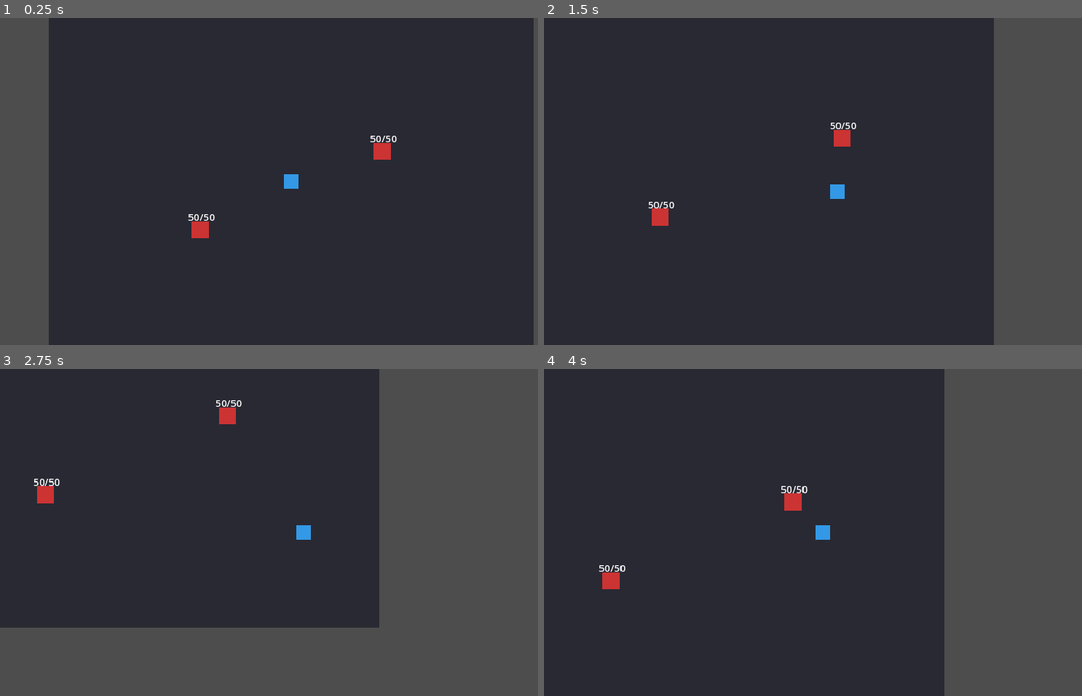
Above: before the commit, frames 1-4 (two rows, left to right).
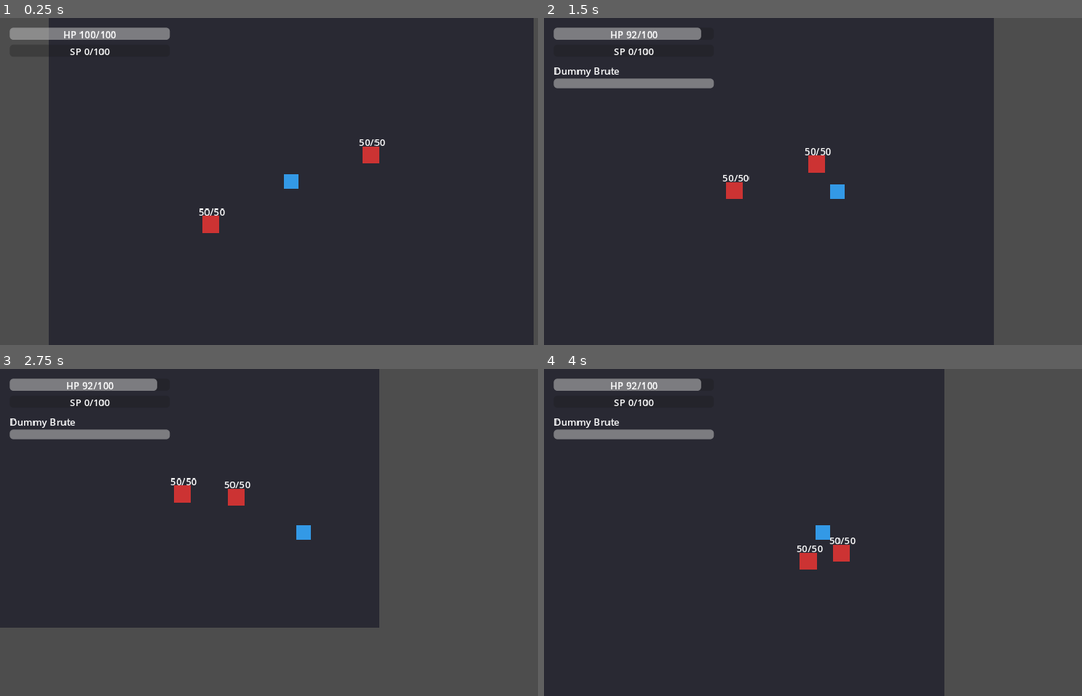
Above: after the commit, the same moments.

Repository: 2st4png8nt-jpg/project-red-gate-
Game: Godot game, scene res://scenes/main/Boot.tscn
The game is run twice, just before and just after one commit, with the same random seed, the same clock (stepped at 60 frames per second) and the same inputs.
Inputs (mouse positions are in pixels of both pictures, inside the frame that each line leads up to):
- Up to frame 1 (0.25 s): no input
- Up to frame 2 (1.5 s): tap Enter at 0.5 s; move the mouse to (963, 165) at 0.52 s; hold D 0.53-1.28 s; tap Tab at 0.6, 1.35 s; click (963, 165) at 0.67 s; move the mouse to (716, 197) at 1.27 s; hold S from 1.28 s (still down); click (716, 197) at 1.42 s
- Up to frame 3 (2.75 s): move the mouse to (349, 460) at 2.02 s; release S at 2.03 s; hold D from 2.03 s (still down); tap Tab at 2.1 s; click (349, 460) at 2.17 s
- Up to frame 4 (4 s): move the mouse to (807, 597) at 2.77 s; release D at 2.78 s; hold W 2.78-3.53 s; tap Tab at 2.85, 3.6 s; click (807, 597) at 2.92 s; move the mouse to (1012, 581) at 3.52 s; hold A from 3.53 s (still down); click (1012, 581) at 3.67 s

The runs differ from the first frame. In frame 1, 1.9% of the frame differs, in the area x 1-74%, y 2-68%; in frame 2, 3.0%; in frame 3, 3.1%; in frame 4, 3.1%, in the area x 1-58%, y 2-68%.

Commit message:
Phase 2-3: targeting, enemy AI, and an HP/SP HUD
Enemy is now data-driven (EnemyData) with an IDLE/CHASE/ATTACK state
machine that closes on the player and attacks on a cooldown, replacing
the static TestDummy. Player gains explicit targeting: Tab cycles
nearest-first through enemies, clicking an enemy selects it directly,
and basic attack prefers the current target (falling back to nearest
in range) so the player is never stuck unable to act. Adds a minimal
Hud showing player HP/SP bars and a target info panel, wired to the
EventBus signals GameState already emits.

Validated headlessly across a 200-frame run: the enemy reaches and
attacks the player with no script errors.

Co-Authored-By: Claude Sonnet 5 <noreply@anthropic.com>
Claude-Session: https://claude.ai/code/session_01Vcpf5iDqQTFkiN7RRxxXfL

Diff:
--- /dev/null
+++ b/data/enemies/dummy_brute.tres
@@ -0,0 +1,15 @@
+[gd_resource type="Resource" script_class="EnemyData" load_steps=2 format=3]
+
+[ext_resource type="Script" path="res://scripts/data/enemy_data.gd" id="1"]
+
+[resource]
+script = ExtResource("1")
+id = "dummy_brute"
+display_name = "Dummy Brute"
+max_hp = 50
+attack = 8
+move_speed = 90.0
+aggro_range = 220.0
+attack_range = 40.0
+attack_cooldown = 1.2
+is_elite = false
--- /dev/null
+++ b/scenes/ui/Hud.tscn
@@ -0,0 +1,65 @@
+[gd_scene load_steps=2 format=3]
+
+[ext_resource type="Script" path="res://scripts/ui/hud.gd" id="1"]
+
+[node name="Hud" type="CanvasLayer"]
+script = ExtResource("1")
+
+[node name="HPBar" type="ProgressBar" parent="."]
+offset_left = 16.0
+offset_top = 16.0
+offset_right = 280.0
+offset_bottom = 36.0
+max_value = 100.0
+value = 100.0
+show_percentage = false
+
+[node name="HPLabel" type="Label" parent="."]
+offset_left = 16.0
+offset_top = 16.0
+offset_right = 280.0
+offset_bottom = 36.0
+text = "HP 100/100"
+horizontal_alignment = 1
+vertical_alignment = 1
+
+[node name="SPBar" type="ProgressBar" parent="."]
+offset_left = 16.0
+offset_top = 44.0
+offset_right = 280.0
+offset_bottom = 64.0
+max_value = 100.0
+value = 0.0
+show_percentage = false
+
+[node name="SPLabel" type="Label" parent="."]
+offset_left = 16.0
+offset_top = 44.0
+offset_right = 280.0
+offset_bottom = 64.0
+text = "SP 0/100"
+horizontal_alignment = 1
+vertical_alignment = 1
+
+[node name="TargetPanel" type="Control" parent="."]
+offset_left = 16.0
+offset_top = 76.0
+offset_right = 280.0
+offset_bottom = 116.0
+visible = false
+
+[node name="TargetName" type="Label" parent="TargetPanel"]
+offset_left = 0.0
+offset_top = 0.0
+offset_right = 264.0
+offset_bottom = 20.0
+text = "Target"
+
+[node name="TargetHPBar" type="ProgressBar" parent="TargetPanel"]
+offset_left = 0.0
+offset_top = 24.0
+offset_right = 264.0
+offset_bottom = 40.0
+max_value = 50.0
+value = 50.0
+show_percentage = false
--- /dev/null
+++ b/scenes/world/Enemy.tscn
@@ -0,0 +1,37 @@
+[gd_scene load_steps=4 format=3]
+
+[ext_resource type="Script" path="res://scripts/world/enemy.gd" id="1"]
+[ext_resource type="Resource" path="res://data/enemies/dummy_brute.tres" id="2"]
+
+[sub_resource type="CircleShape2D" id="CircleShape2D_enemy"]
+radius = 16.0
+
+[node name="Enemy" type="CharacterBody2D"]
+collision_layer = 4
+collision_mask = 1
+input_pickable = true
+script = ExtResource("1")
+enemy_data = ExtResource("2")
+
+[node name="CollisionShape2D" type="CollisionShape2D" parent="."]
+shape = SubResource("CircleShape2D_enemy")
+
+[node name="Visual" type="ColorRect" parent="."]
+offset_left = -14.0
+offset_top = -14.0
+offset_right = 14.0
+offset_bottom = 14.0
+color = Color(0.8, 0.2, 0.2, 1)
+
+[node name="HPLabel" type="Label" parent="."]
+offset_left = -20.0
+offset_top = -32.0
+offset_right = 20.0
+offset_bottom = -14.0
+horizontal_alignment = 1
+
+[node name="AttackTimer" type="Timer" parent="."]
+one_shot = true
+
+[connection signal="input_event" from="." to="." method="_on_input_event"]
+[connection signal="timeout" from="AttackTimer" to="." method="_on_attack_timer_timeout"]
--- a/scenes/world/TestDummy.tscn
+++ /dev/null
@@ -1,28 +0,0 @@
-[gd_scene load_steps=3 format=3]
-
-[ext_resource type="Script" path="res://scripts/world/test_dummy.gd" id="1"]
-
-[sub_resource type="CircleShape2D" id="CircleShape2D_dummy"]
-radius = 16.0
-
-[node name="TestDummy" type="CharacterBody2D"]
-collision_layer = 4
-collision_mask = 1
-script = ExtResource("1")
-
-[node name="CollisionShape2D" type="CollisionShape2D" parent="."]
-shape = SubResource("CircleShape2D_dummy")
-
-[node name="Visual" type="ColorRect" parent="."]
-offset_left = -14.0
-offset_top = -14.0
-offset_right = 14.0
-offset_bottom = 14.0
-color = Color(0.8, 0.2, 0.2, 1)
-
-[node name="HPLabel" type="Label" parent="."]
-offset_left = -20.0
-offset_top = -32.0
-offset_right = 20.0
-offset_bottom = -14.0
-horizontal_alignment = 1
--- /dev/null
+++ b/scripts/data/enemy_data.gd
@@ -0,0 +1,14 @@
+extends Resource
+class_name EnemyData
+## Enemy definition (spec Section 37) — data-driven so new enemy types
+## need no new code, only a new .tres instance.
+
+@export var id: String = ""
+@export var display_name: String = ""
+@export var max_hp: int = 50
+@export var attack: int = 8
+@export var move_speed: float = 90.0
+@export var aggro_range: float = 220.0
+@export var attack_range: float = 40.0
+@export var attack_cooldown: float = 1.2
+@export var is_elite: bool = false
--- /dev/null
+++ b/scripts/ui/hud.gd
@@ -0,0 +1,49 @@
+extends CanvasLayer
+## Minimal Phase 3 HUD: player HP/SP bars + a target info panel.
+## Target HP is read directly off the targeted Enemy each frame rather
+## than via a signal — simplest option until enemies need to broadcast
+## their own HP changes for some other reason.
+
+@onready var hp_bar: ProgressBar = $HPBar
+@onready var hp_label: Label = $HPLabel
+@onready var sp_bar: ProgressBar = $SPBar
+@onready var sp_label: Label = $SPLabel
+@onready var target_panel: Control = $TargetPanel
+@onready var target_name_label: Label = $TargetPanel/TargetName
+@onready var target_hp_bar: ProgressBar = $TargetPanel/TargetHPBar
+
+var _current_target: Node = null
+
+func _ready() -> void:
+	EventBus.player_hp_changed.connect(_on_player_hp_changed)
+	EventBus.player_sp_changed.connect(_on_player_sp_changed)
+	EventBus.target_changed.connect(_on_target_changed)
+	target_panel.visible = false
+	if GameState.player_character != null:
+		_on_player_hp_changed(GameState.player_hp, GameState.player_character.max_hp)
+		_on_player_sp_changed(GameState.player_sp, GameState.player_character.max_sp)
+
+func _process(_delta: float) -> void:
+	if _current_target == null:
+		return
+	if not is_instance_valid(_current_target):
+		_on_target_changed(null)
+		return
+	target_hp_bar.max_value = _current_target.enemy_data.max_hp
+	target_hp_bar.value = _current_target.hp
+
+func _on_player_hp_changed(current: int, max_value: int) -> void:
+	hp_bar.max_value = max_value
+	hp_bar.value = current
+	hp_label.text = "HP %d/%d" % [current, max_value]
+
+func _on_player_sp_changed(current: int, max_value: int) -> void:
+	sp_bar.max_value = max_value
+	sp_bar.value = current
+	sp_label.text = "SP %d/%d" % [current, max_value]
+
+func _on_target_changed(target: Node) -> void:
+	_current_target = target
+	target_panel.visible = target != null
+	if target != null and "enemy_data" in target:
+		target_name_label.text = target.enemy_data.display_name
--- /dev/null
+++ b/scripts/world/enemy.gd
@@ -0,0 +1,75 @@
+extends CharacterBody2D
+class_name Enemy
+## Autonomous enemy (spec Phase 2). Simple state machine: IDLE (player
+## outside aggro range) -> CHASE (move toward player) -> ATTACK (player
+## in attack range, hits on a cooldown). Content is data-driven via
+## EnemyData — new enemy types are new .tres instances, not new code.
+
+enum State { IDLE, CHASE, ATTACK }
+
+@export var enemy_data: EnemyData
+
+var hp: int
+var state: State = State.IDLE
+var _can_attack := true
+var _player: Node2D = null
+
+@onready var hp_label: Label = $HPLabel
+@onready var attack_timer: Timer = $AttackTimer
+
+func _ready() -> void:
+	add_to_group("enemies")
+	hp = enemy_data.max_hp
+	attack_timer.wait_time = enemy_data.attack_cooldown
+	_refresh_label()
+	var players := get_tree().get_nodes_in_group("player")
+	if not players.is_empty():
+		_player = players[0]
+
+func _physics_process(_delta: float) -> void:
+	if _player == null or not is_instance_valid(_player):
+		velocity = Vector2.ZERO
+		move_and_slide()
+		return
+
+	var dist := global_position.distance_to(_player.global_position)
+	match state:
+		State.IDLE:
+			velocity = Vector2.ZERO
+			if dist <= enemy_data.aggro_range:
+				state = State.CHASE
+		State.CHASE:
+			if dist <= enemy_data.attack_range:
+				state = State.ATTACK
+				velocity = Vector2.ZERO
+			else:
+				velocity = global_position.direction_to(_player.global_position) * enemy_data.move_speed
+		State.ATTACK:
+			velocity = Vector2.ZERO
+			if dist > enemy_data.attack_range:
+				state = State.CHASE
+			elif _can_attack:
+				_attack_player()
+	move_and_slide()
+
+func _attack_player() -> void:
+	_can_attack = false
+	attack_timer.start()
+	GameState.damage_player(enemy_data.attack)
+
+func _on_attack_timer_timeout() -> void:
+	_can_attack = true
+
+func take_damage(amount: int) -> void:
+	hp = maxi(0, hp - amount)
+	_refresh_label()
+	if hp <= 0:
+		queue_free()
+
+func _on_input_event(_viewport: Node, event: InputEvent, _shape_idx: int) -> void:
+	if event is InputEventMouseButton and event.pressed and event.button_index == MOUSE_BUTTON_LEFT:
+		if _player != null and _player.has_method("set_target"):
+			_player.set_target(self)
+
+func _refresh_label() -> void:
+	hp_label.text = "%d/%d" % [hp, enemy_data.max_hp]
--- a/scripts/world/player.gd
+++ b/scripts/world/player.gd
@@ -1,16 +1,21 @@
 extends CharacterBody2D
 class_name Player
 ## Player-controlled character (spec Sections 6, 16). Real-time WASD
-## movement; Camera2D follows as a child. Basic attack (LMB) damages
-## the nearest enemy within character_data.attack_range and generates
-## SP (spec Section 11) — no cooldown resource, just a short swing
-## cooldown so attacks can't be spammed every frame.
+## movement; Camera2D follows as a child. Tab cycles the explicit
+## target (nearest-first ordering); clicking an enemy selects it
+## directly via Enemy._on_input_event -> set_target(). Basic attack
+## (LMB) hits the current target if it's in range, else falls back to
+## the nearest enemy in range so the player is never left unable to
+## act just because nothing is targeted. Generates SP per hit (spec
+## Section 11) — no cooldown resource, just a short swing cooldown so
+## attacks can't be spammed every frame.
 
 @export var character_data: CharacterData
 
 @onready var attack_cooldown_timer: Timer = $AttackCooldownTimer
 
 var _can_attack := true
+var current_target: Node2D = null
 
 func _ready() -> void:
 	if character_data == null:
@@ -30,20 +35,47 @@
 	velocity = input_dir.normalized() * character_data.move_speed
 	move_and_slide()
 
+	if current_target != null and not is_instance_valid(current_target):
+		set_target(null)
+
 func _unhandled_input(event: InputEvent) -> void:
 	if event is InputEventMouseButton and event.pressed and event.button_index == MOUSE_BUTTON_LEFT:
 		_try_basic_attack()
+	elif event is InputEventKey and event.pressed and not event.echo and event.keycode == KEY_TAB:
+		_cycle_target()
+
+func set_target(enemy: Node2D) -> void:
+	current_target = enemy
+	EventBus.target_changed.emit(enemy)
+
+func _cycle_target() -> void:
+	var enemies := get_tree().get_nodes_in_group("enemies")
+	if enemies.is_empty():
+		set_target(null)
+		return
+	enemies.sort_custom(func(a, b): return global_position.distance_to(a.global_position) < global_position.distance_to(b.global_position))
+	if current_target == null or not enemies.has(current_target):
+		set_target(enemies[0])
+		return
+	var idx := enemies.find(current_target)
+	set_target(enemies[(idx + 1) % enemies.size()])
 
 func _try_basic_attack() -> void:
 	if character_data == null or not _can_attack:
 		return
-	var target := _find_nearest_enemy_in_range()
+	var target := _resolve_attack_target()
 	if target == null:
 		return
 	_can_attack = false
 	attack_cooldown_timer.start()
 	target.take_damage(character_data.attack)
 	GameState.add_sp(character_data.sp_per_basic_attack)
+
+func _resolve_attack_target() -> Node2D:
+	if current_target != null and is_instance_valid(current_target):
+		if global_position.distance_to(current_target.global_position) <= character_data.attack_range:
+			return current_target
+	return _find_nearest_enemy_in_range()
 
 func _find_nearest_enemy_in_range() -> Node2D:
 	var nearest: Node2D = null
--- a/scripts/world/test_arena.gd
+++ b/scripts/world/test_arena.gd
@@ -1,10 +1,11 @@
 extends Node2D
-## Phase 1 proving ground: spawns the player at PlayerSpawn and one
-## TestDummy per marker under DummySpawns. Replaced by a real dungeon
-## in Phase 11.
+## Proving ground for early phases: spawns the player at PlayerSpawn
+## and one Enemy per marker under DummySpawns. Replaced by a real
+## dungeon in Phase 11.
 
 const PLAYER_SCENE := preload("res://scenes/world/Player.tscn")
-const TEST_DUMMY_SCENE := preload("res://scenes/world/TestDummy.tscn")
+const ENEMY_SCENE := preload("res://scenes/world/Enemy.tscn")
+const HUD_SCENE := preload("res://scenes/ui/Hud.tscn")
 
 @onready var player_spawn: Marker2D = $PlayerSpawn
 @onready var dummy_spawns: Node2D = $DummySpawns
@@ -15,8 +16,10 @@
 	player.global_position = player_spawn.global_position
 
 	for marker in dummy_spawns.get_children():
-		var dummy := TEST_DUMMY_SCENE.instantiate()
-		add_child(dummy)
-		dummy.global_position = marker.global_position
+		var enemy := ENEMY_SCENE.instantiate()
+		add_child(enemy)
+		enemy.global_position = marker.global_position
+
+	add_child(HUD_SCENE.instantiate())
 
 	print("[TestArena] loaded.")
--- a/scripts/world/test_dummy.gd
+++ /dev/null
@@ -1,25 +0,0 @@
-extends CharacterBody2D
-class_name TestDummy
-## Minimal Phase 1 test enemy — stationary, no AI yet (Phase 2 adds
-## targeting + enemy AI). Exists purely so the player's basic attack
-## can be validated end-to-end before anything else is built on top.
-
-@export var max_hp: int = 50
-
-var hp: int
-
-@onready var hp_label: Label = $HPLabel
-
-func _ready() -> void:
-	add_to_group("enemies")
-	hp = max_hp
-	_refresh_label()
-
-func take_damage(amount: int) -> void:
-	hp = maxi(0, hp - amount)
-	_refresh_label()
-	if hp <= 0:
-		queue_free()
-
-func _refresh_label() -> void:
-	hp_label.text = "%d/%d" % [hp, max_hp]
Not shown, changed: docs/ARCHITECTURE.md
Not shown, changed: docs/PROGRESS.md
